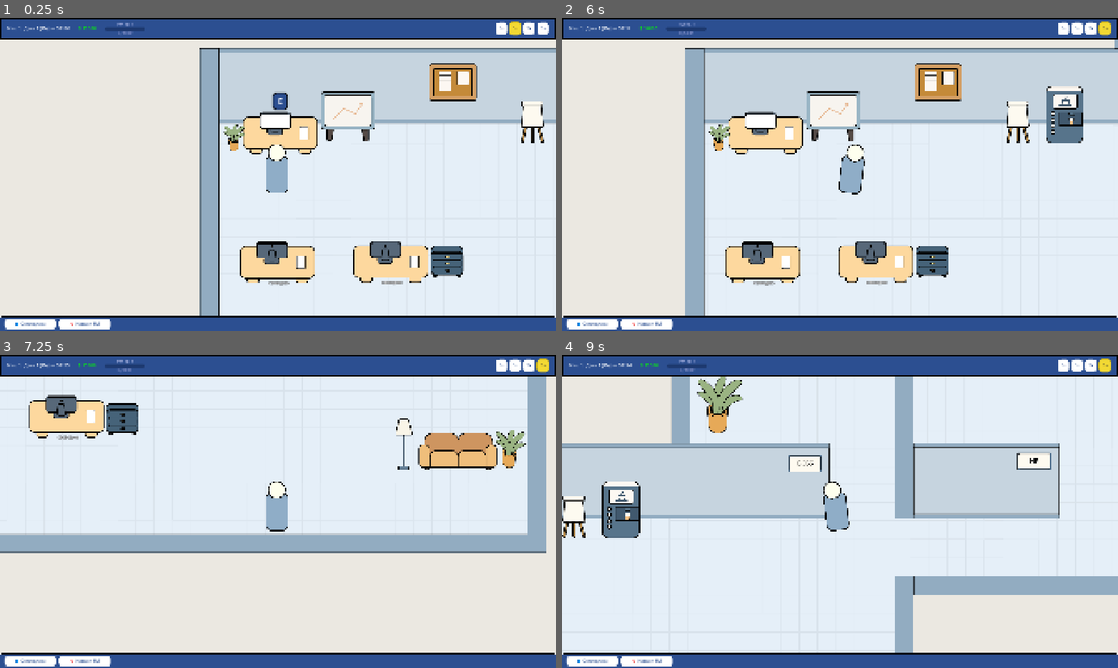
Above: before the commit, frames 1-4 (two rows, left to right).
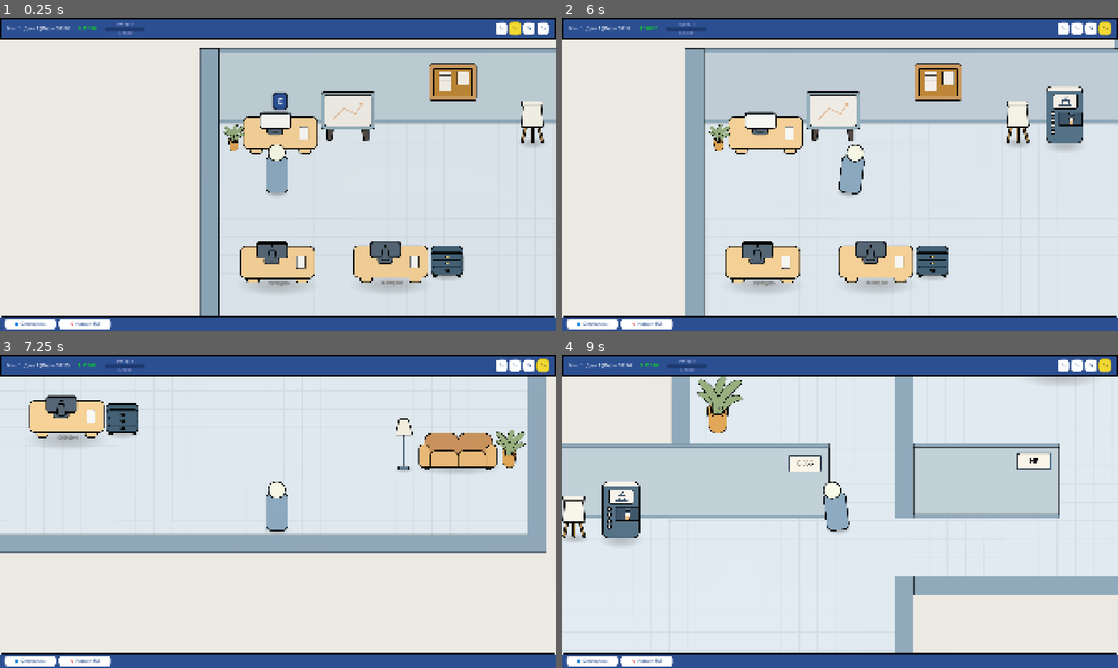
Above: after the commit, the same moments.

Repository: Esca69/project-manager-sim
Game: Godot game, scene res://Scenes/office.tscn
Two runs of this game, one before a commit and one after it. Both use one fixed random seed, a clock stepped at 60 frames per second and the inputs below. This scene is started directly instead of the project's main scene. Sound files missing from this copy of the repository are replaced by a short silence.
Inputs (mouse positions are in pixels of both pictures, inside the frame that each line leads up to):
- Up to frame 1 (0.25 s): no input
- Up to frame 2 (6 s): click "0х" at 0.5 s; click "1х" at 1.25 s; click "2х" at 2 s; click "5х" at 2.75 s; click "👥 Сотрудники" at 3.5 s; click "🧠 Навыки PM" at 4.25 s; click "X" at 5 s; tap Enter at 5.75 s; move the mouse to (962, 158) at 5.77 s; hold Right (ui_right) from 5.78 s (still down); tap E (interact) at 5.85 s; click (962, 158) at 5.92 s
- Up to frame 3 (7.25 s): move the mouse to (166, 527) at 6.52 s; release Right (ui_right) at 6.53 s; hold Down (ui_down) from 6.53 s (still down); tap E (interact) at 6.6 s; click (166, 527) at 6.67 s
- Up to frame 4 (9 s): move the mouse to (895, 442) at 7.27 s; release Down (ui_down) at 7.28 s; hold Right (ui_right) 7.28-8.03 s; tap E (interact) at 7.35, 8.1, 8.85 s; click (895, 442) at 7.42 s; move the mouse to (812, 574) at 8.02 s; hold Up (ui_up) 8.03-8.78 s; click (812, 574) at 8.17 s; move the mouse to (1006, 558) at 8.77 s; hold Left (ui_left) from 8.78 s (still down); click (1006, 558) at 8.92 s

The runs differ from the first frame. In frame 1, 1.2% of the frame differs, in the area x 43-99%, y 38-89%; in frame 2, 1.1%; in frame 3, 0.7%; in frame 4, 0.5%.
Error before the commit: Parse Error: Cannot find member "TONE_MAP_FILMIC" in base "Environment". (res://Scripts/office.gd:42)

Commit message:
Add office scene tmp files and post_effects
Add three temporary office scene exports (Scenes/office.tscn*.tmp) containing the full office layout, navigation polygon, collision shapes and world objects (player, desks, HUD, props). Add Scripts/post_effects.gd and its .uid metadata. Update Scripts/office.gd and Scripts/shadow_system.gd with code changes.

Diff:
--- a/Scripts/office.gd
+++ b/Scripts/office.gd
@@ -9,6 +9,7 @@
 # Системы
 var _lighting: Node = null
 var _shadows: Node = null
+var _post_effects: Node = null
 
 func _ready():
 	# === WorldEnvironment — настраиваем кодом (deferred чтобы дерево было готово) ===
@@ -24,9 +25,19 @@
 	add_child(_shadows)
 	_shadows.setup(self)
 
+	# === Пост-эффекты (виньетка) ===
+	_post_effects = preload("res://Scripts/post_effects.gd").new()
+	add_child(_post_effects)
+	_post_effects.setup(self)
+
 func _setup_environment():
-	# Ищем существующий WorldEnvironment в сцене
-	var world_env = find_child("WorldEnvironment", false, false)
+	# Ищем существующий WorldEnvironment среди детей
+	var world_env = null
+	for child in get_children():
+		if child is WorldEnvironment:
+			world_env = child
+			break
+
 	if not world_env:
 		world_env = WorldEnvironment.new()
 		world_env.name = "WorldEnvironment"
@@ -38,21 +49,17 @@
 	# Фон — Canvas Items (обязательно для 2D!)
 	env.background_mode = Environment.BG_CANVAS
 
-	# === Tonemap — мягкие переходы свет/тень ===
-	env.tonemap_mode = Environment.TONE_MAP_FILMIC
-	env.tonemap_white = 1.0
-
 	# === Adjustments — сочность картинки ===
-	env.adjustment_enabled = true
-	env.adjustment_brightness = 1.05    # Чуть ярче
-	env.adjustment_contrast = 1.08      # Чуть контрастнее
-	env.adjustment_saturation = 1.12    # Чуть сочнее цвета
+	env.adjustment_enabled = false
+	env.adjustment_brightness = 1.05
+	env.adjustment_contrast = 1.08
+	env.adjustment_saturation = 1.12
 
 	# === Glow (Bloom) — мягкое свечение ===
 	env.glow_enabled = true
-	env.glow_intensity = 0.3           # Лёгкое, не навязчивое
+	env.glow_intensity = 0.3
 	env.glow_strength = 0.8
-	env.glow_bloom = 0.05              # Минимальный bloom
+	env.glow_bloom = 0.05
 	env.glow_blend_mode = Environment.GLOW_BLEND_MODE_SOFTLIGHT
 
 	world_env.environment = env
--- /dev/null
+++ b/Scripts/post_effects.gd
@@ -0,0 +1,58 @@
+extends Node
+
+# === ПОСТ-ЭФФЕКТЫ (Мягкая виньетка) ===
+# Рисуется НИЖЕ HUD (layer 0), поэтому UI не затрагивается.
+# Затемняет только самые углы экрана.
+
+var _canvas_layer: CanvasLayer = null
+var _color_rect: ColorRect = null
+
+# --- Настройки виньетки ---
+const VIGNETTE_RADIUS = 0.65      # Где начинается затемнение (от центра)
+const VIGNETTE_SOFTNESS = 0.25    # Мягкость перехода
+const VIGNETTE_STRENGTH = 0.25     # Сила затемнения (слабая)
+
+func setup(scene_root: Node):
+	# layer = 0 — между игрой и HUD (HUD = CanvasLayer layer 1)
+	_canvas_layer = CanvasLayer.new()
+	_canvas_layer.name = "PostEffectsLayer"
+	_canvas_layer.layer = 0
+	scene_root.add_child(_canvas_layer)
+
+	# ColorRect на весь экран
+	_color_rect = ColorRect.new()
+	_color_rect.set_anchors_preset(Control.PRESET_FULL_RECT)
+	_color_rect.mouse_filter = Control.MOUSE_FILTER_IGNORE
+
+	# Шейдер-материал
+	var shader = Shader.new()
+	shader.code = _get_vignette_shader()
+
+	var mat = ShaderMaterial.new()
+	mat.shader = shader
+	mat.set_shader_parameter("vignette_radius", VIGNETTE_RADIUS)
+	mat.set_shader_parameter("vignette_softness", VIGNETTE_SOFTNESS)
+	mat.set_shader_parameter("vignette_strength", VIGNETTE_STRENGTH)
+
+	_color_rect.material = mat
+	_canvas_layer.add_child(_color_rect)
+
+func _get_vignette_shader() -> String:
+	return """
+shader_type canvas_item;
+
+uniform float vignette_radius : hint_range(0.0, 1.0) = 0.45;
+uniform float vignette_softness : hint_range(0.01, 1.0) = 0.35;
+uniform float vignette_strength : hint_range(0.0, 1.0) = 0.25;
+
+void fragment() {
+	// UV — координаты от (0,0) до (1,1) по самому ColorRect
+	vec2 centered = UV - vec2(0.5);
+	float dist = length(centered);
+
+	// Затемнение от центра к краям
+	float vignette = smoothstep(vignette_radius, vignette_radius + vignette_softness, dist);
+
+	COLOR = vec4(0.0, 0.0, 0.0, vignette * vignette_strength);
+}
+"""
--- a/Scripts/shadow_system.gd
+++ b/Scripts/shadow_system.gd
@@ -35,6 +35,7 @@
 	_scene_root = scene_root
 	call_deferred("_add_furniture_shadows")
 	call_deferred("_add_player_shadow")
+	call_deferred("_add_office_border_shadow")
 
 func _process(_delta):
 	if _scene_root == null:
Not shown, added: Scripts/post_effects.gd.uid
Not shown, added: Scenes/office.tscn113396602114.tmp
Not shown, added: Scenes/office.tscn113493059122.tmp
Not shown, added: Scenes/office.tscn113600681767.tmp
